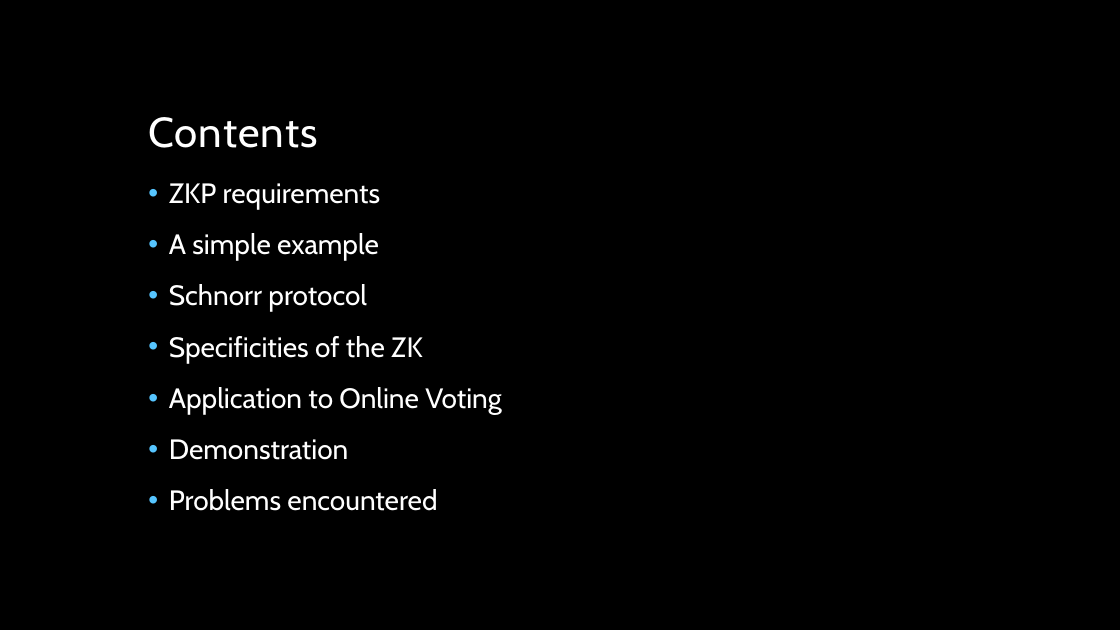
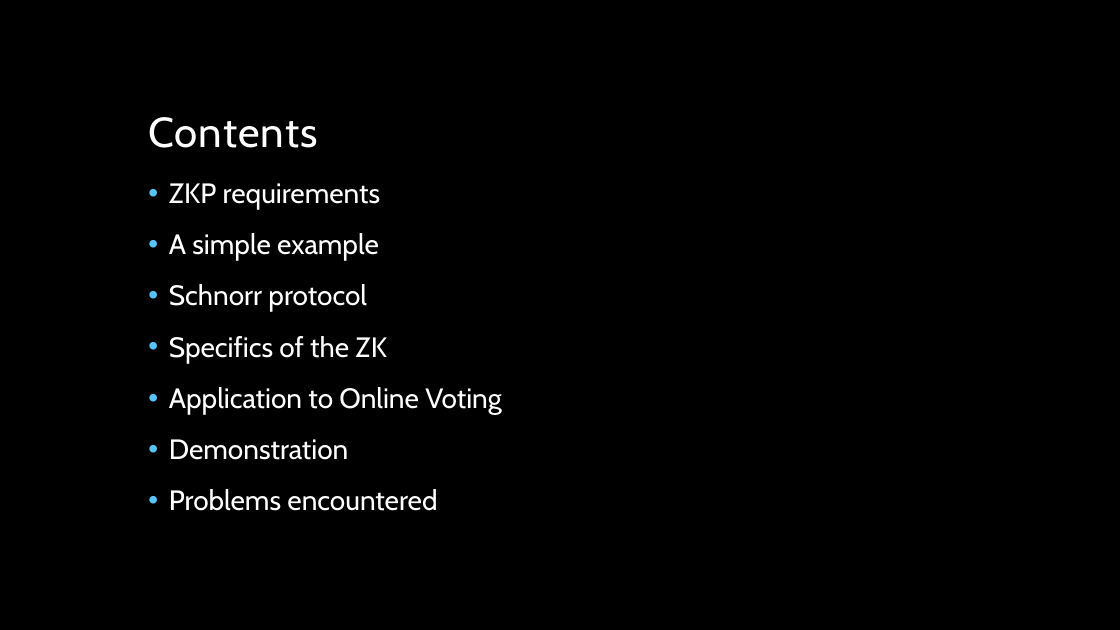
Before and after one commit to CoryBlack/ZeroKnowledge, a slide deck: slide 2 of Zero knowledge.pptx. Drawn at 1120x630 pixels with LibreOffice and Linux fonts; fonts in the diff are those of the drawing; background and template pictures are left out. Boxes give left, top, right and bottom in pixels: in the first picture for what was removed or moved away, otherwise in the second. Text is boxed around its words. In the diff, an @@ line names an element or a change of style, - is before the commit and + after.

Commit message:
Done with slides

```diff
--- a/Zero knowledge.pptx
+++ b/Zero knowledge.pptx
@@ text at [169,336,387,363]: text changed @@
-• Specificities of the ZK
+• Specifics of the ZK
```
Also in this commit, not shown: 1 other slide changed, 1 slide added.
